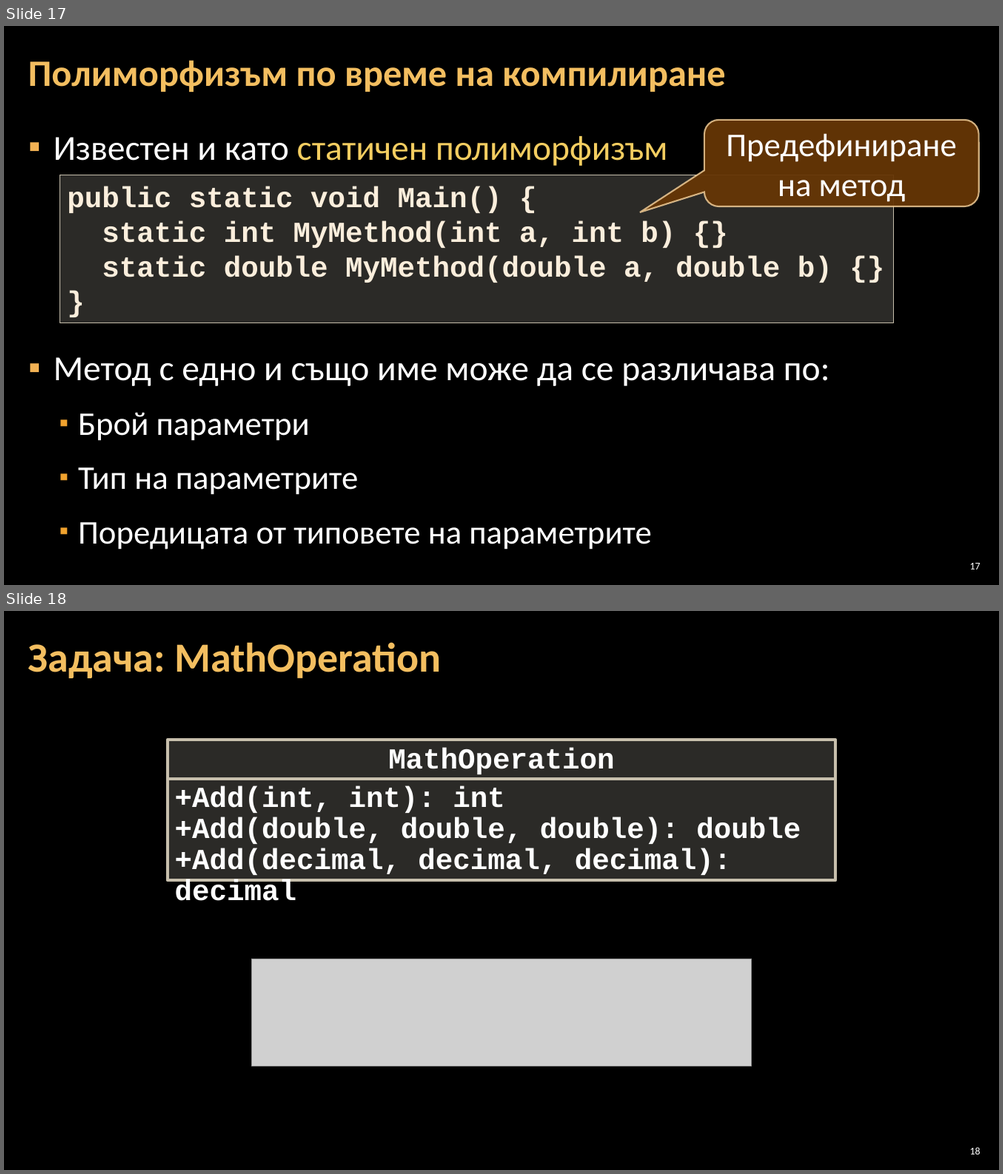
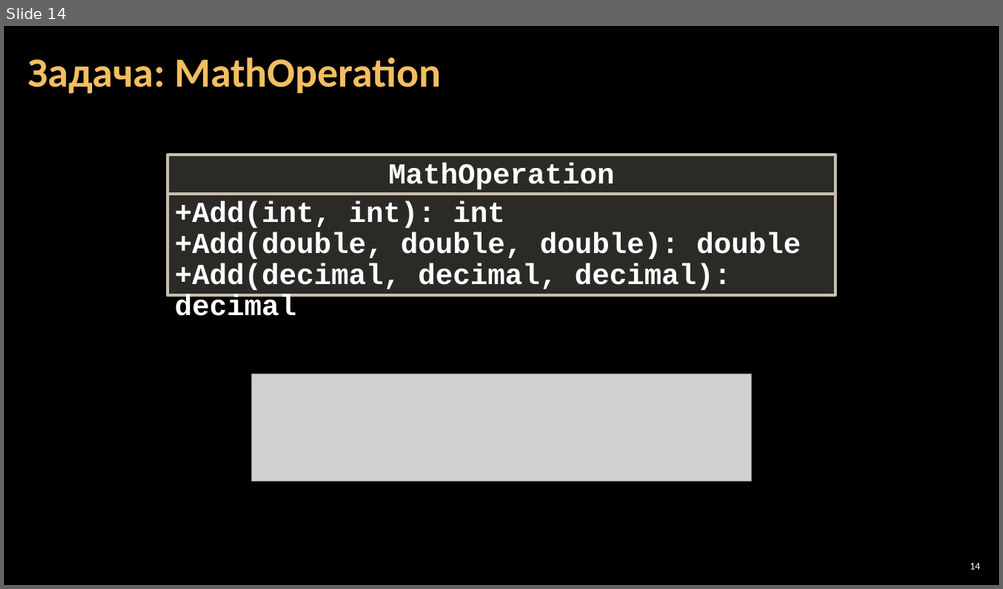
Before and after one commit to BG-IT-Edu/Free-Content, a slide deck: dmanolov/Информатика 11 клас, ПП (C#)/М1.Обектно-ориентирано проектиране и програмиране/06.Полиморфизъм/06.Полиморфизъм.pptx. Shown one above the other, each under a label of ours: slides 17 and 18 before the commit, slide 14 after it. The pictures are 1003x1174 and 1003x589 pixels, drawn with LibreOffice and Linux fonts; fonts in the diff are those of the drawing; grey boxes stand for pictures; background and template pictures are left out. Boxes give left, top, right and bottom in pixels: in the first picture for what was removed or moved away, otherwise in the second. Text is boxed around its words. In the diff, an @@ line names an element or a change of style, - is before the commit and + after.

```diff
--- a/dmanolov/Информатика 11 клас, ПП (C#)/М1.Обектно-ориентирано проектиране и програмиране/06.Полиморфизъм/06.Полиморфизъм.pptx
+++ b/dmanolov/Информатика 11 клас, ПП (C#)/М1.Обектно-ориентирано проектиране и програмиране/06.Полиморфизъм/06.Полиморфизъм.pptx
@@ slide 17 removed at bbox=[4, 26, 999, 585], background picture (left out) @@
@@ title removed at bbox=[28, 60, 725, 92] @@
-Полиморфизъм по време на компилиране
@@ text removed at bbox=[54, 136, 830, 550] @@
-▪ Известен и като статичен полиморфизъм
-▪ Метод с едно и също име може да се различава по:
-  ▪ Брой параметри
-  ▪ Тип на параметрите
-  ▪ Поредицата от типовете на параметрите
@@ rounded speech box removed at bbox=[704, 120, 979, 207] @@
-Предефиниране на метод
@@ rectangle removed at bbox=[60, 175, 893, 323] @@
-public static void Main() {
-static int MyMethod(int a, int b) {}
-static double MyMethod(double a, double b) {}
-}
@@ page number removed at bbox=[970, 563, 980, 570] @@
-17
@@ what was slide 18 is now slide 14 @@
@@ page number at bbox=[970, 563, 980, 570]: text changed @@
-18
+14
```
Also in this commit, not shown: 10 slides changed, 2 slides added, 5 other slides removed, 1 other file.
